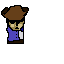
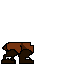
Before/after of a w=64, h=64 layered artwork. What changed in the layer stack:
showed "Layer 2", opacity 50% → 100%, painted on it over [1, 42, 34, 64]
removed layer "Layer 5 copy" over [1, 5, 29, 31]
hid "Layer 4" over [6, 19, 24, 44]
